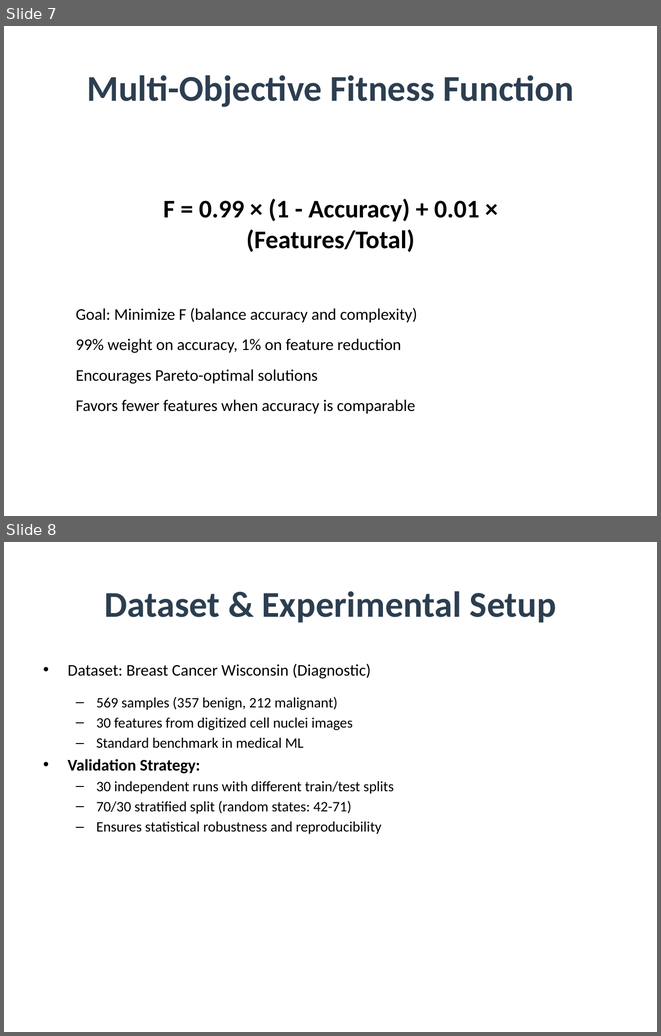
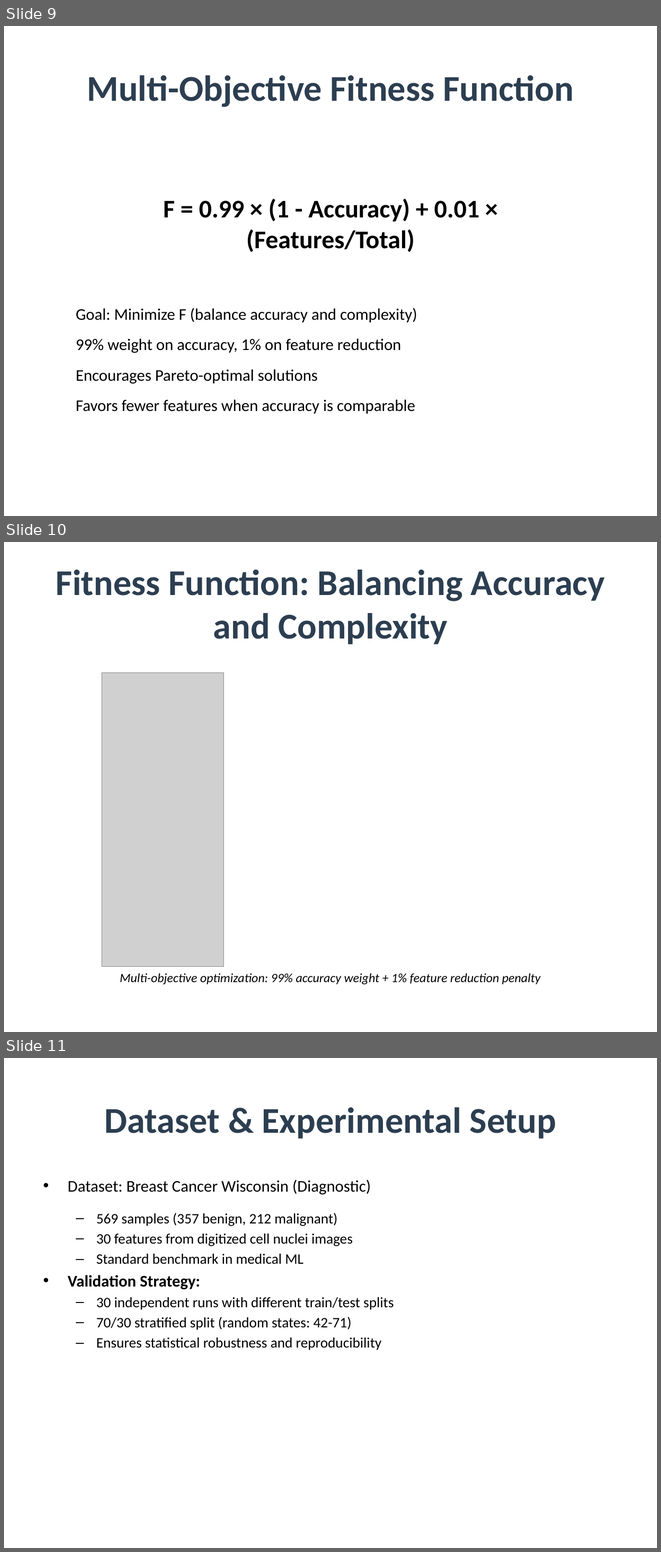
Before and after one commit to amine-dubs/dio-optimization, a slide deck: Presentation/DIO_Research_Presentation.pptx. Shown one above the other, each under a label of ours: slides 7 and 8 before the commit, slides 9, 10 and 11 after it. The pictures are 661x1036 and 661x1552 pixels, drawn with LibreOffice and Linux fonts; fonts in the diff are those of the drawing; grey boxes stand for pictures. Boxes give left, top, right and bottom in pixels: in the first picture for what was removed or moved away, otherwise in the second. Text is boxed around its words. In the diff, an @@ line names an element or a change of style, - is before the commit and + after.

```diff
--- a/Presentation/DIO_Research_Presentation.pptx
+++ b/Presentation/DIO_Research_Presentation.pptx
@@ slide 10 added at (4,542,657,1032), background #FFFFFF @@
@@ title added at (56,570,605,644), 40 pt, text #2C3E50, bold @@
+Fitness Function: Balancing Accuracy and Complexity
@@ picture added at (102,672,224,967) @@
@@ text added at (120,973,541,984), 14 pt, text #000000, italic @@
+Multi-objective optimization: 99% accuracy weight + 1% feature reduction penalty
@@ what was slide 7 is now slide 9 @@
@@ what was slide 8 is now slide 11 @@
```
Also in this commit, not shown: 6 slides changed, 11 other slides added, 26 other files.
